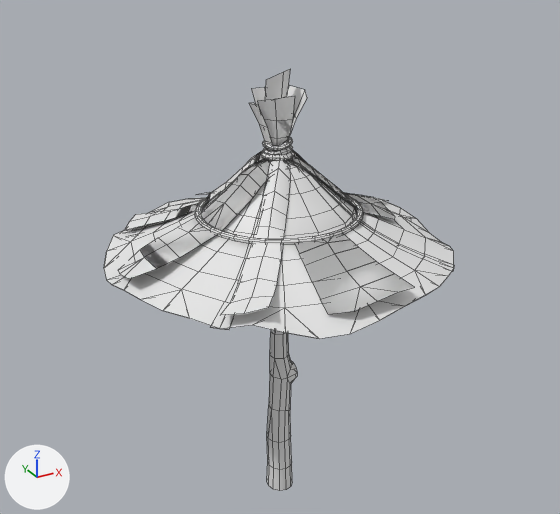
Renders of the FBX model Assets/Xana Environments Data/Xana Summit/Mesh/Mameshiba Games/KEKOS Beach - Stylized 3D Art Assets by Mameshiba/Models/Props/Parasol_Straw/Parasol_Straw.fbx from each side of a commit.
Both versions are drawn from a 50 mm lens placed at (-3.61, -6.59, 6.2), pointed at (0.06, 0.1, 2.85). The lights are fixed; the arrows at lower left show +X, +Y and +Z. Mesh edges are drawn as thin lines. Materials are left out; every surface is plain grey. Where no turn or scale is listed for an object, it has been applied to the vertices. Vertices at the same position are counted once.

Names of what the first picture shows: 'Parasol_Straw_01'.
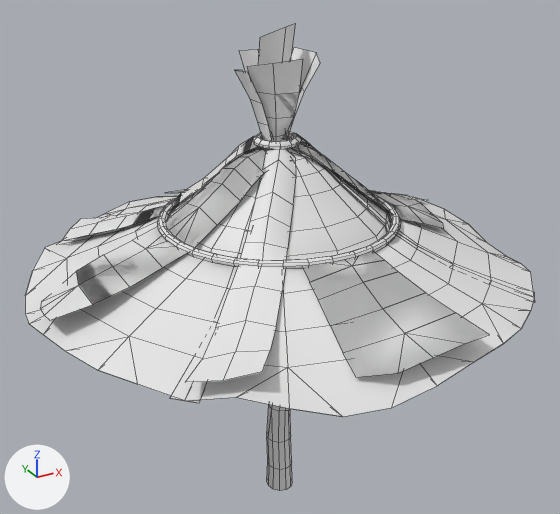
Edits to the bpy script that builds the scene:
```text
Change me_mesh:
    remove me_mesh.from_pydata(...)  # 1763 vertices, 1491 faces; spans x -1.81..1.81, y -1.81..1.81, z -0.06..4.83
    add me_mesh.from_pydata(...)  # 1586 vertices, 1328 faces; spans x -2.61..2.61, y -2.61..2.61, z -0.06..5.25
    me_mesh part 1: the loose piece of 40 vertices spanning x -1.32..0.08, y -0.08..1.37, z 3.1..4.06 is scaled about its middle by (1.44, 1.44, 1.34), then moved by (-0.27, 0.28, -0.01)
    me_mesh part 2: the loose piece of 238 vertices spanning x -0.86..0.86, y -0.86..0.86, z 3.39..3.45 is scaled about its middle by (1.44, 1.44, 1.34), then moved by (0.0, 0.0, -0.07)
    me_mesh part 3: the loose piece of 84 vertices spanning x -1.33..1.33, y -0.03..1.81, z 2.93..4.03 is scaled about its middle by (1.44, 1.44, 1.34), then moved by (0.0, 0.39, -0.05)
    me_mesh part 4: the loose piece of 84 vertices spanning x -1.81..0.03, y -1.33..1.33, z 2.93..4.03 is scaled about its middle by (1.44, 1.44, 1.34), then moved by (-0.39, 0.0, -0.05)
    me_mesh part 5: the loose piece of 84 vertices spanning x -1.33..1.33, y -1.81..0.03, z 2.93..4.03 is scaled about its middle by (1.44, 1.44, 1.34), then moved by (0.0, -0.39, -0.05)
    me_mesh part 6: the loose piece of 43 vertices spanning x -0.38..0.39, y 0.0..1.3, z 3.23..4.01 is scaled about its middle by (1.44, 1.44, 1.34), then moved by (0.0, 0.29, 0.0)
    me_mesh part 7: the loose piece of 84 vertices spanning x -0.03..1.81, y -1.33..1.33, z 2.93..4.03 is scaled about its middle by (1.44, 1.44, 1.34), then moved by (0.39, 0.0, -0.05)
    me_mesh part 8: the loose piece of 38 vertices spanning x 0.02..1.34, y -0.51..0.24, z 3.23..4.0 is scaled about its middle by (1.44, 1.44, 1.34), then moved by (0.3, -0.06, 0.0)
    me_mesh part 9: the loose piece of 16 vertices spanning x -0.28..-0.03, y -0.08..0.22, z 3.79..4.56 is scaled about its middle by (1.44, 1.44, 1.34), then moved by (-0.07, 0.03, 0.19)
    me_mesh part 10: the loose piece of 17 vertices spanning x -0.18..0.17, y 0.04..0.3, z 3.79..4.65 is scaled about its middle by (1.44, 1.44, 1.34), then moved by (0.0, 0.07, 0.21)
    me_mesh part 11: the loose piece of 18 vertices spanning x -0.26..0.07, y -0.26..0.06, z 3.79..4.65 is scaled about its middle by (1.44, 1.44, 1.34), then moved by (-0.04, -0.04, 0.21)
    me_mesh part 12: the loose piece of 38 vertices spanning x -0.09..1.7, y -0.06..0.76, z 3.1..4.06 is scaled about its middle by (1.44, 1.44, 1.34), then moved by (0.35, 0.15, -0.01)
    me_mesh part 13: the loose piece of 78 vertices spanning x -0.18..0.16, y -0.16..0.18, z 4.0..4.06 is scaled about its middle by (1.44, 1.44, 1.34), then moved by (0.0, 0.0, 0.14)
    me_mesh part 14: the loose piece of 19 vertices spanning x 0.02..0.29, y -0.17..0.19, z 3.79..4.65 is scaled about its middle by (1.44, 1.44, 1.34), then moved by (0.07, 0.0, 0.21)
    me_mesh part 15: the loose piece of 19 vertices spanning x -0.15..0.18, y -0.05..0.12, z 3.94..4.83 is scaled about its middle by (1.44, 1.44, 1.34), then moved by (0.01, 0.02, 0.26)
    me_mesh part 16: the loose piece of 33 vertices spanning x -1.27..0.04, y -1.5..0.03, z 3.11..4.03 is scaled about its middle by (1.44, 1.44, 1.34), then moved by (-0.27, -0.32, -0.02)
    me_mesh part 17: the loose piece of 27 vertices spanning x -0.39..0.38, y -1.78..-0.81, z 3.05..3.42 is scaled about its middle by (1.44, 1.44, 1.34), then moved by (0.0, -0.57, -0.13)
    me_mesh part 18: the loose piece of 49 vertices spanning x -1.75..0.0, y -0.41..0.36, z 3.01..3.99 is rebuilt with 48 vertices and now spans x -2.52..0.0, y -0.59..0.53, z 2.8..4.11
    me_mesh part 19: the loose piece of 91 vertices spanning x -0.16..0.14, y -0.14..0.15, z 4.09..4.18 is deleted
    me_mesh part 20: the loose piece of 65 vertices spanning x -0.16..0.14, y -0.14..0.16, z 4.03..4.12 is deleted
```

Changed parts and their boxes (x1, y1, x2, y2) in the pictures (560 x 514 px; the box of a moved part takes in the faces that stretch with it):
'Parasol_Straw_01', reshaped (46% wider, 11% taller): before (104, 69, 454, 491); after (25, 24, 535, 491)
part 1 of me_mesh, moved or reshaped: before (125, 151, 265, 230); after (63, 136, 285, 240)
part 2 of me_mesh, moved or reshaped: before (195, 192, 363, 245); after (157, 191, 401, 269)
part 3 of me_mesh, moved or reshaped: before (124, 179, 236, 233); after (62, 147, 260, 244)
part 4 of me_mesh, moved or reshaped: before (104, 159, 268, 330); after (25, 147, 263, 403)
part 5 of me_mesh, moved or reshaped: before (211, 160, 454, 339); after (170, 149, 534, 417)
part 6 of me_mesh, moved or reshaped (not visible before): after (166, 189, 186, 193)
part 7 of me_mesh, moved or reshaped: before (307, 171, 454, 272); after (317, 162, 535, 303)
part 8 of me_mesh, moved or reshaped: before (286, 156, 395, 220); after (289, 144, 444, 229)
part 9 of me_mesh, moved or reshaped: before (249, 103, 273, 151); after (235, 70, 272, 149)
part 10 of me_mesh, moved or reshaped: before (252, 87, 265, 107); after (239, 50, 259, 75)
part 11 of me_mesh, moved or reshaped: before (257, 96, 295, 151); after (247, 59, 303, 141)
part 12 of me_mesh, moved or reshaped: before (292, 150, 387, 201); after (288, 133, 426, 200)
part 13 of me_mesh, moved or reshaped: before (261, 150, 295, 160); after (253, 132, 302, 149)
part 14 of me_mesh, moved or reshaped: before (287, 86, 307, 141); after (285, 47, 320, 140)
part 15 of me_mesh, moved or reshaped: before (265, 69, 290, 100); after (258, 24, 295, 140)
part 16 of me_mesh, moved or reshaped: before (221, 159, 291, 315); after (186, 147, 296, 382)
part 17 of me_mesh, moved or reshaped: before (295, 234, 414, 314); after (302, 251, 489, 377)
part 18 of me_mesh, rebuilt (48% wider, 44% taller): before (118, 160, 272, 279); after (40, 148, 269, 320)
part 19 of me_mesh, deleted: before (262, 138, 293, 150)
part 20 of me_mesh, deleted: before (263, 146, 293, 155)
